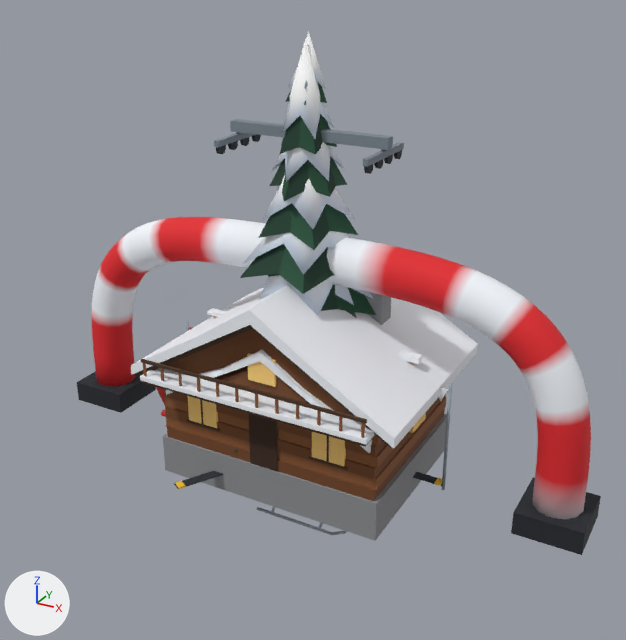
A saved change to the glTF model public/models/models.glb.
Rendered twice from a camera (50 mm lens) standing at (13.2, -23.7, 16.8) and looking at (0.1, 0.0, 4.9). Every picture has the same lights, and +X, +Y and +Z are marked at lower left. The older version comes first.

In view in the first picture: 'Chalet', 'FinishArch', 'LiftPylon', 'MountainHut', 'TreeC' and 5 more.
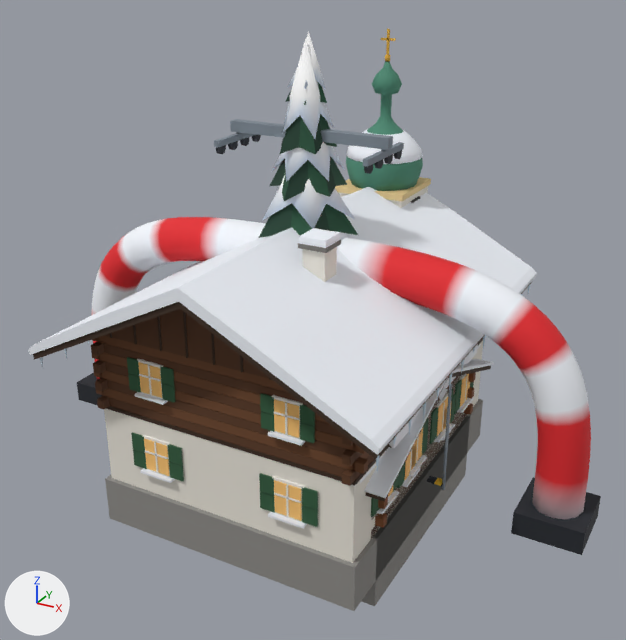
Pixel boxes (x1, y1, x2, y2) of what changed, in the pictures (626 x 640 px):
'VillageHouseA', added: after (28, 187, 537, 611)
'ParkHut', added: after (361, 359, 493, 606)
'Chapel', added (green): after (335, 29, 431, 208)
'VillageHouseB', added (mostly hidden): after (360, 344, 481, 483)
'Chalet', unchanged, covered by the edit: before (131, 284, 478, 541); after (388, 344, 478, 448)

What the commit changed:
Mesh me_villagehouseb is new.
It has 1692 vertices, 2668 faces and spans x -4.52..4.52, y -5.15..5.4, z -1.25..5.55.
It uses material mat_vcol.
Mesh me_villagehousea is new.
It has 4018 vertices, 6332 faces and spans x -5.87..5.87, y -7.0..7.0, z -1.35..8.79.
It uses material mat_vcol.
Mesh me_parkhut is new.
It has 864 vertices, 1304 faces and spans x -5.15..5.15, y -4.85..4.85, z -2.35..4.79.
It uses material mat_vcol.
Mesh me_chapel is new.
It has 912 vertices, 1612 faces and spans x -3.7..3.7, y -5.2..7.3, z -1.1..13.9.
It uses material mat_vcol.
Object 'VillageHouseB' (ob_villagehouseb) is new; it shows me_villagehouseb.
Its location is (0.0, 0.0, 0.0).
Object 'VillageHouseA' (ob_villagehousea) is new; it shows me_villagehousea.
Its location is (0.0, 0.0, 0.0).
Object 'ParkHut' (ob_parkhut) is new; it shows me_parkhut.
Its location is (0.0, 0.0, 0.0).
Object 'Chapel' (ob_chapel) is new; it shows me_chapel.
Its location is (0.0, 0.0, 0.0).
